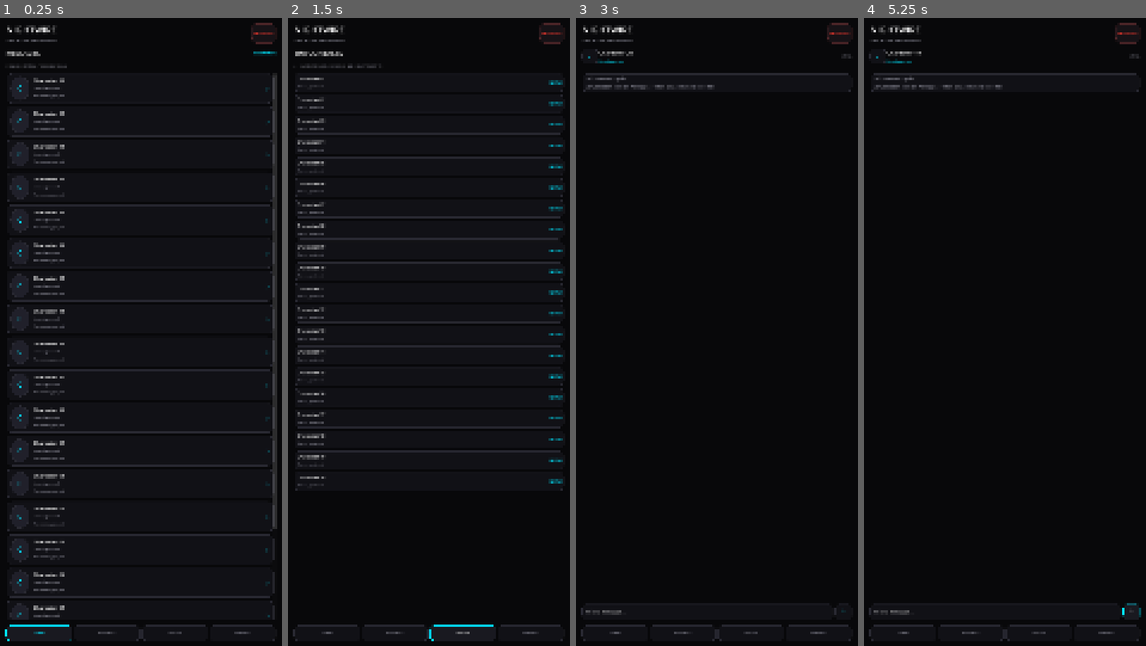
Above: before the commit, frames 1-4 (left to right).
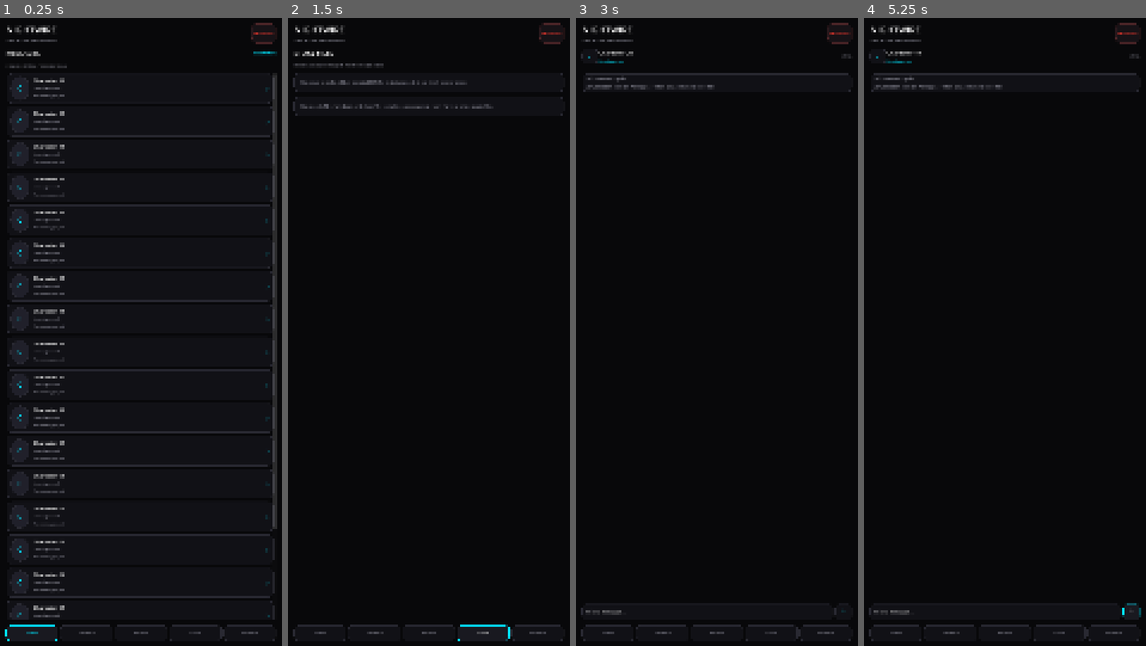
Above: after the commit, the same moments.

Repository: Nahiyan-WAE-Teams/NIGHTWIRE-GAME
Game: Godot game, scene res://scenes/main.tscn
Two runs of this game, one before a commit and one after it. Both use one fixed random seed, a clock stepped at 60 frames per second and the inputs below.
Inputs (mouse positions are in pixels of both pictures, inside the frame that each line leads up to):
- Up to frame 1 (0.25 s): no input
- Up to frame 2 (1.5 s): click (482, 633) at 0.5 s, where only the run after the commit has a clickable "STORY"; click (482, 633) at 1.25 s, where only the run after the commit has a clickable "STORY"
- Up to frame 3 (3 s): click "CHATS" at 2 s; click (717, 87) at 2.77 s
- Up to frame 4 (5.25 s): click "‹" at 3.5 s; click (1005, 118) at 4.27 s; click "↑" at 5 s

The runs differ from the first frame. In frame 1, 0.3% of the frame differs, in the area x 9-92%, y 96-100%; in frame 2, 6.4%, in the area x 1-98%, y 5-100%; in frame 3, 0.3%; in frame 4, 0.3%.

Commit message:
feat: add episode launcher and runtime smoke coverage

Diff:
--- a/scripts/ui/main.gd
+++ b/scripts/ui/main.gd
@@ -22,6 +22,7 @@
 	_render_screen()
 	ChatManager.conversations_changed.connect(_on_conversations_changed)
 	EvidenceManager.evidence_changed.connect(_on_evidence_changed)
+	StoryManager.story_node_changed.connect(_on_story_node_changed)
 
 func _build_shell() -> void:
 	set_anchors_and_offsets_preset(Control.PRESET_FULL_RECT)
@@ -71,6 +72,7 @@
 	nav.add_child(_nav_button("CHATS", "inbox"))
 	nav.add_child(_nav_button("EVIDENCE", "evidence"))
 	nav.add_child(_nav_button("PEOPLE", "people"))
+	nav.add_child(_nav_button("STORY", "story"))
 	nav.add_child(_nav_button("SETTINGS", "settings"))
 	return nav
 
@@ -100,6 +102,8 @@
 			_render_evidence()
 		"people":
 			_render_people()
+		"story":
+			_render_story()
 		"settings":
 			_render_settings()
 		_:
@@ -319,6 +323,80 @@
 		card.add_child(row)
 		list.add_child(card)
 
+
+func _render_story() -> void:
+	page.add_child(_label("STORY FILES", 25, TEXT_MAIN, true))
+	page.add_child(_label("EPISODES ARE LOADED FROM JSON. NO STORY IS HARD-CODED.", 11, TEXT_MUTED))
+	var current_node: Dictionary = StoryManager.get_current_node()
+	if not current_node.is_empty():
+		var current_panel: PanelContainer = PanelContainer.new()
+		current_panel.add_theme_stylebox_override("panel", _panel_style(SURFACE_RAISED, ACCENT_CYAN, 18))
+		var current_content: VBoxContainer = VBoxContainer.new()
+		current_content.add_child(_label("NOW PLAYING  /  " + StoryManager.active_episode_id.to_upper(), 12, ACCENT_CYAN, true))
+		current_content.add_child(_label(str(current_node.get("speaker", "SYSTEM")).to_upper(), 13, TEXT_MUTED, true))
+		var story_text: Label = _label(str(current_node.get("text", "")), 17, TEXT_MAIN)
+		story_text.autowrap_mode = TextServer.AUTOWRAP_WORD_SMART
+		current_content.add_child(story_text)
+		var choices: Variant = current_node.get("choices", [])
+		if choices is Array and not choices.is_empty():
+			for choice_index: int in range(choices.size()):
+				var choice: Dictionary = choices[choice_index]
+				var choice_button: Button = Button.new()
+				choice_button.text = str(choice.get("text", "Continue"))
+				choice_button.custom_minimum_size.y = 56
+				choice_button.add_theme_color_override("font_color", ACCENT_CYAN)
+				choice_button.add_theme_stylebox_override("normal", _panel_style(SURFACE, BORDER, 14))
+				choice_button.add_theme_stylebox_override("hover", _panel_style(Color("#20202A"), ACCENT_CYAN, 14))
+				choice_button.pressed.connect(_choose_story_choice.bind(choice_index))
+				current_content.add_child(choice_button)
+		else:
+			current_content.add_child(_label("END OF THIS STORY PATH", 12, ACCENT_RED, true))
+		current_panel.add_child(current_content)
+		page.add_child(current_panel)
+	else:
+		page.add_child(_empty_panel("No active episode. Add an episode JSON file to data/episodes/ and it will appear below."))
+	var episodes: Array[Dictionary] = ContentManager.get_episodes()
+	if episodes.is_empty():
+		page.add_child(_empty_panel("No episode files have been added yet. The complete story engine is ready for your own episode files."))
+		return
+	var scroll: ScrollContainer = ScrollContainer.new()
+	scroll.size_flags_vertical = Control.SIZE_EXPAND_FILL
+	page.add_child(scroll)
+	var list: VBoxContainer = VBoxContainer.new()
+	list.size_flags_horizontal = Control.SIZE_EXPAND_FILL
+	list.add_theme_constant_override("separation", 10)
+	scroll.add_child(list)
+	for episode: Dictionary in episodes:
+		var card: PanelContainer = PanelContainer.new()
+		card.add_theme_stylebox_override("panel", _panel_style(SURFACE, BORDER, 16))
+		var layout: HBoxContainer = HBoxContainer.new()
+		var details: VBoxContainer = VBoxContainer.new()
+		details.size_flags_horizontal = Control.SIZE_EXPAND_FILL
+		details.add_child(_label(str(episode.get("title", "Untitled episode")), 17, TEXT_MAIN, true))
+		details.add_child(_label(str(episode.get("description", "")), 12, TEXT_MUTED))
+		layout.add_child(details)
+		var launch: Button = Button.new()
+		launch.text = "OPEN"
+		launch.custom_minimum_size = Vector2(86, 48)
+		launch.add_theme_color_override("font_color", ACCENT_CYAN)
+		launch.add_theme_stylebox_override("normal", _panel_style(SURFACE_RAISED, BORDER, 12))
+		launch.pressed.connect(_start_episode.bind(str(episode.get("id", ""))))
+		layout.add_child(launch)
+		card.add_child(layout)
+		list.add_child(card)
+
+func _start_episode(episode_id: String) -> void:
+	if StoryManager.start_episode(episode_id):
+		_render_screen()
+
+func _choose_story_choice(choice_index: int) -> void:
+	if StoryManager.choose(choice_index):
+		_render_screen()
+
+func _on_story_node_changed(_episode_id: String, _node_id: String, _node: Dictionary) -> void:
+	if active_screen == "story":
+		_render_screen()
+
 func _render_settings() -> void:
 	page.add_child(_label("SYSTEM", 25, TEXT_MAIN, true))
 	page.add_child(_empty_panel("NIGHTWIRE runs offline.\nMessages, trust, flags and evidence are stored locally with encrypted save-file support."))
--- a/tests/run_tests.gd
+++ b/tests/run_tests.gd
@@ -50,6 +50,9 @@
 
 	var broken_roster: Dictionary = {"characters": [{"id": "same"}, {"id": "same"}]}
 	_expect(not ContentValidator.validate_roster(broken_roster).is_empty(), "a malformed roster is rejected")
+	_expect(ContentManager.get_characters().size() == 20, "the content autoload loads all twenty character slots")
+	_expect(ChatManager.get_conversations().size() == 20, "the chat manager creates an inbox channel for every character")
+	_expect(ContentManager.get_episodes().is_empty(), "the framework starts cleanly without any authored episode files")
 
 	_finish()
 
